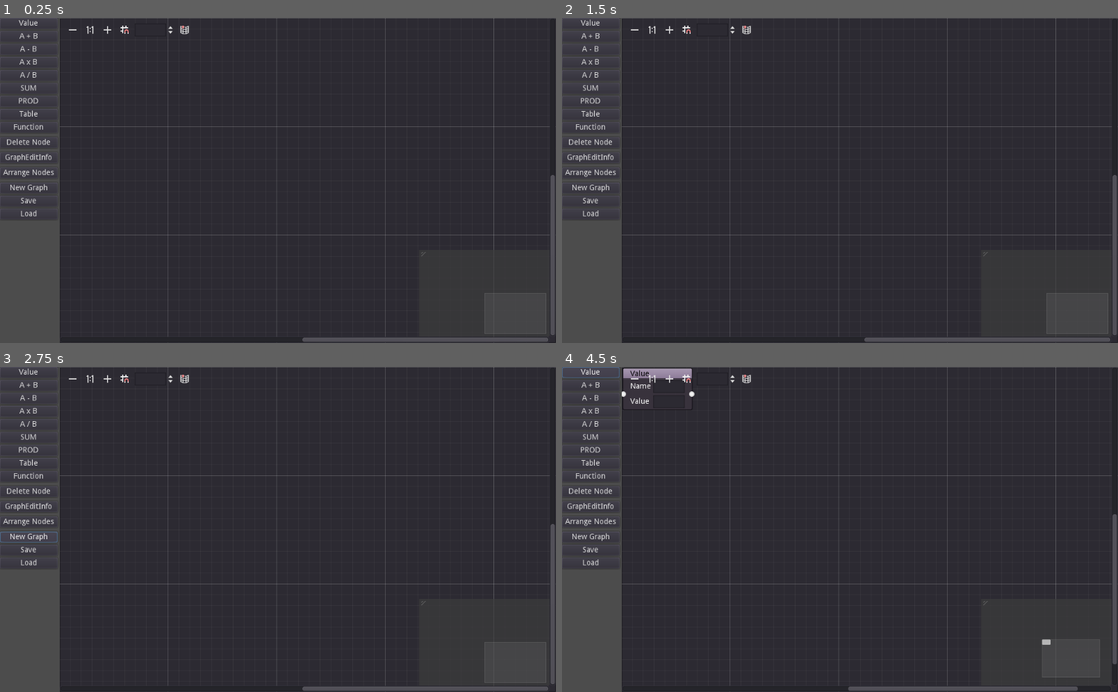
Above: before the commit, frames 1-4 (two rows, left to right).
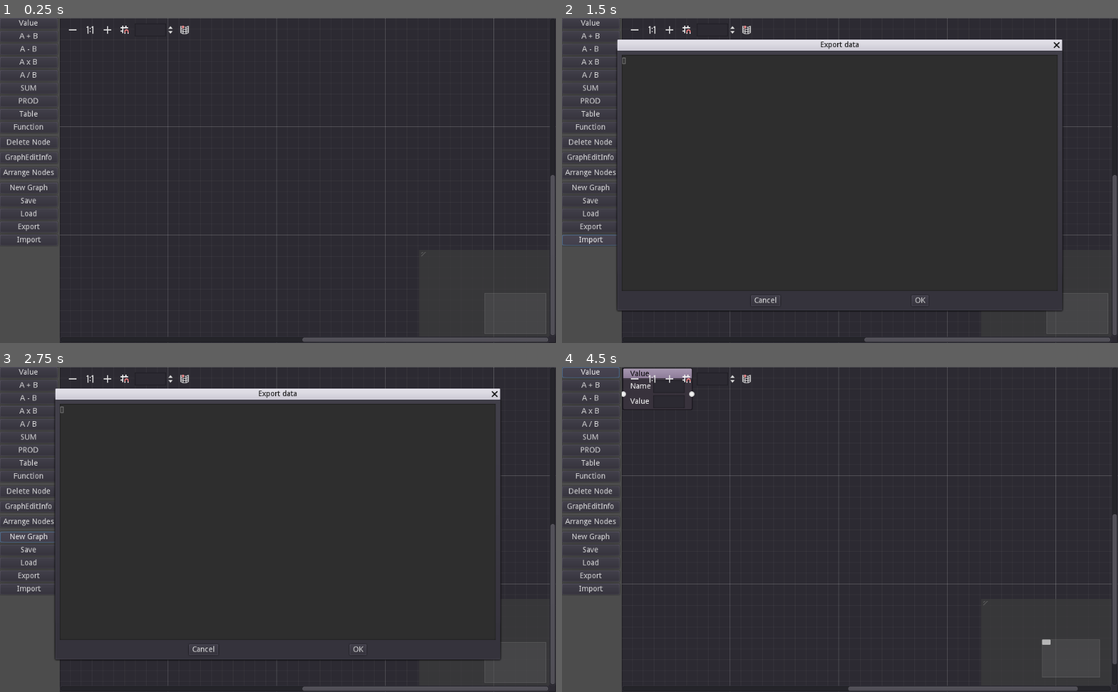
Above: after the commit, the same moments.

Repository: hrk4649/calc_node_editor
Game: Godot game, scene res://main.tscn
The game is run twice, just before and just after one commit, with the same random seed, the same clock (stepped at 60 frames per second) and the same inputs.
Inputs (mouse positions are in pixels of both pictures, inside the frame that each line leads up to):
- Up to frame 1 (0.25 s): no input
- Up to frame 2 (1.5 s): click (589, 226) at 0.5 s, where only the run after the commit has a clickable "Export"; click (589, 239) at 1.25 s, where only the run after the commit has a clickable "Import"
- Up to frame 3 (2.75 s): click "New Graph" at 2 s
- Up to frame 4 (4.5 s): click "New Graph" at 2.75 s; click (917, 649) at 3.5 s, where only the run after the commit has a clickable "OK"; click "Value" at 4.25 s

The runs differ from the first frame. In frame 1, less than 0.1% of the frame differs, in the area x 3-8%, y 63-70%; in frame 2, 4.0%, in the area x 0-91%, y 6-91%; in frame 3, 3.9%; in frame 4, less than 0.1%.

Commit message:
add export dialog

Diff:
--- a/godot3/main.gd
+++ b/godot3/main.gd
@@ -18,6 +18,8 @@
 
 onready var graphEdit = $HBoxContainer/GraphEdit
 onready var fileDialog = $FileDialog
+onready var exportDialog = $ExportDialog
+onready var textEditExport = $ExportDialog/TextEditExport
 
 var nodes = []
 
@@ -749,3 +751,14 @@
 
 func _on_button_arrange_nodes_pressed():
     graphEdit_arrange_nodes()
+
+func _on_button_export_pressed():
+    pass # Replace with function body.
+    exportDialog.rect_size = self.rect_size * 0.8
+    exportDialog.rect_position = self.rect_size * 0.5 - exportDialog.rect_size * 0.5
+    var content = JSON.print(nodes)
+    if content != null:
+        textEditExport.text = content
+    else:
+        textEditExport.text = ""
+    exportDialog.show()
--- a/godot3/main.tscn
+++ b/godot3/main.tscn
@@ -124,6 +124,18 @@
 margin_bottom = 372.0
 text = "Load"
 
+[node name="ButtonExport" type="Button" parent="HBoxContainer/VBoxContainer"]
+margin_top = 376.0
+margin_right = 106.0
+margin_bottom = 396.0
+text = "Export"
+
+[node name="ButtonImport" type="Button" parent="HBoxContainer/VBoxContainer"]
+margin_top = 400.0
+margin_right = 106.0
+margin_bottom = 420.0
+text = "Import"
+
 [node name="GraphEdit" type="GraphEdit" parent="HBoxContainer"]
 margin_left = 110.0
 margin_right = 1024.0
@@ -135,6 +147,19 @@
 margin_right = 315.0
 margin_bottom = 130.0
 access = 2
+
+[node name="ExportDialog" type="ConfirmationDialog" parent="."]
+margin_right = 213.0
+margin_bottom = 166.0
+window_title = "Export data"
+
+[node name="TextEditExport" type="TextEdit" parent="ExportDialog"]
+margin_left = 8.0
+margin_top = 8.0
+margin_right = 205.0
+margin_bottom = 130.0
+readonly = true
+wrap_enabled = true
 
 [connection signal="pressed" from="HBoxContainer/VBoxContainer/ButtonValueNode" to="." method="_on_button_value_node_pressed"]
 [connection signal="pressed" from="HBoxContainer/VBoxContainer/ButtonAddOpNode" to="." method="_on_button_add_op_node_pressed"]
@@ -151,6 +176,7 @@
 [connection signal="pressed" from="HBoxContainer/VBoxContainer/ButtonNew" to="." method="_on_button_new_pressed"]
 [connection signal="pressed" from="HBoxContainer/VBoxContainer/ButtonSave" to="." method="_on_button_save_pressed"]
 [connection signal="pressed" from="HBoxContainer/VBoxContainer/ButtonLoad" to="." method="_on_button_load_pressed"]
+[connection signal="pressed" from="HBoxContainer/VBoxContainer/ButtonExport" to="." method="_on_button_export_pressed"]
 [connection signal="connection_request" from="HBoxContainer/GraphEdit" to="." method="_on_graph_edit_connection_request"]
 [connection signal="disconnection_request" from="HBoxContainer/GraphEdit" to="." method="_on_graph_edit_disconnection_request"]
 [connection signal="file_selected" from="FileDialog" to="." method="_on_file_dialog_file_selected"]
